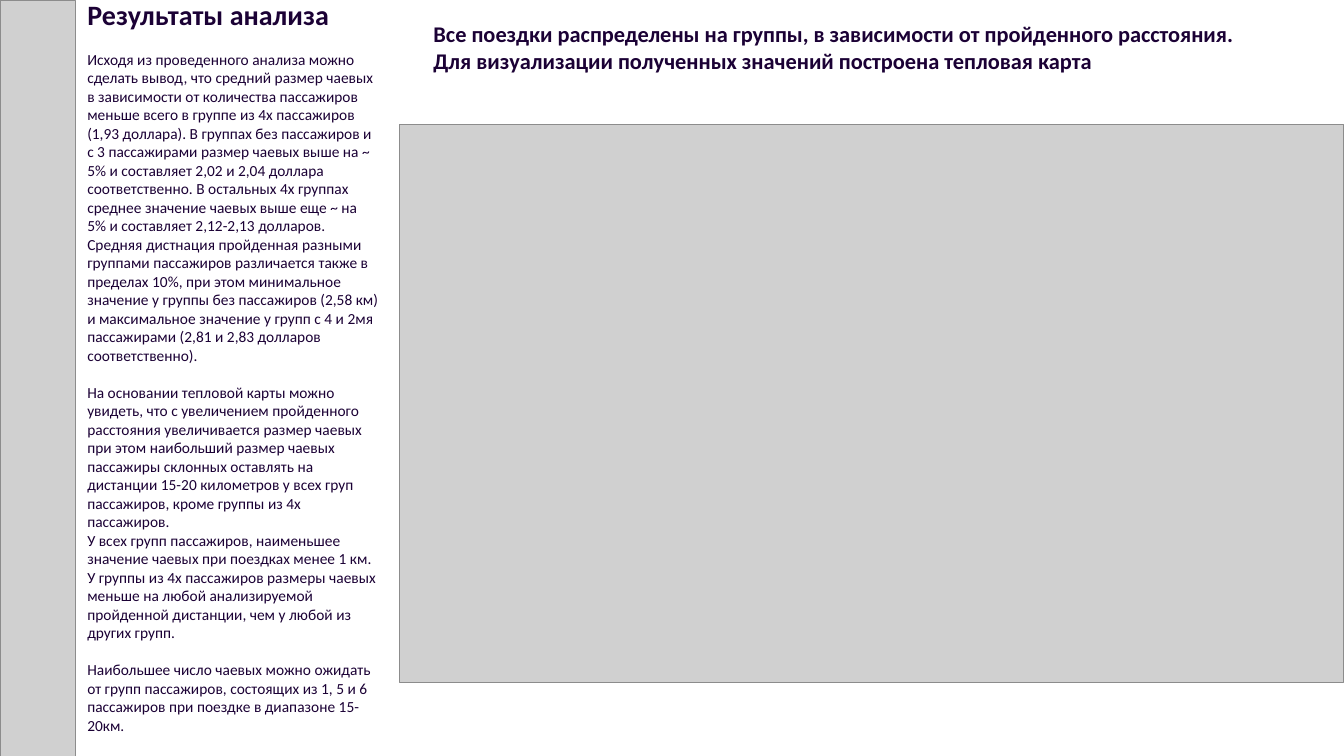
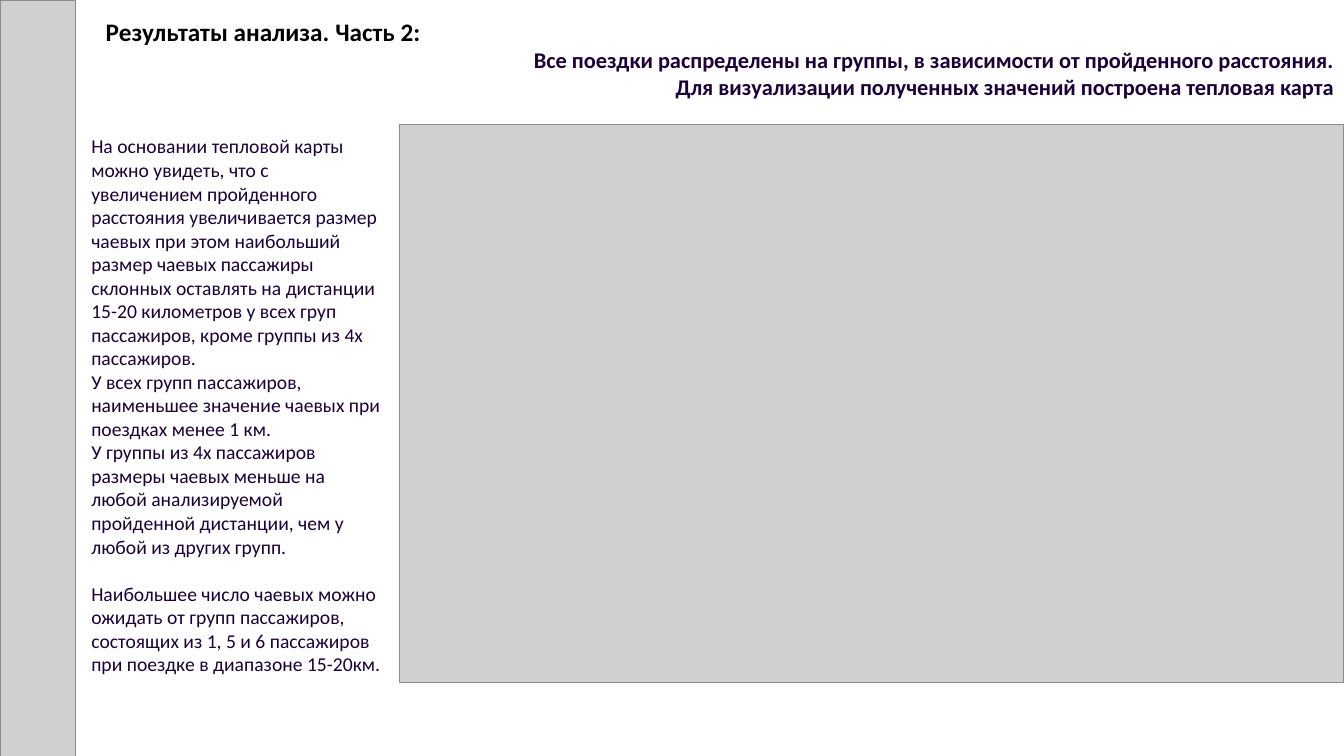
Before and after one commit to Shivanikova/Project_5, a slide deck: slide 8 of Проект_№5_Шиваникова.pptx (slide 7 before the commit). Drawn at 1344x756 pixels with LibreOffice and Linux fonts; fonts in the diff are those of the drawing; grey boxes stand for pictures; background and template pictures are left out. Boxes give left, top, right and bottom in pixels: in the first picture for what was removed or moved away, otherwise in the second. Text is boxed around its words. In the diff, an @@ line names an element or a change of style, - is before the commit and + after.

```diff
--- a/Проект_№5_Шиваникова.pptx
+++ b/Проект_№5_Шиваникова.pptx
@@ text at [87,6,378,363]: paragraphs removed @@
-Результаты анализа
-Исходя из проведенного анализа можно сделать вывод, что средний размер чаевых в зависимости от количества пассажиров меньше всего в группе из 4х пассажиров (1,93 доллара). В группах без пассажиров и с 3 пассажирами размер чаевых выше на ~ 5% и составляет 2,02 и 2,04 доллара соответственно. В остальных 4х группах среднее значение чаевых выше еще ~ на 5% и составляет 2,12-2,13 долларов.
-Средняя дистнация пройденная разными группами пассажиров различается также в пределах 10%, при этом минимальное значение у группы без пассажиров (2,58 км) и максимальное значение у групп с 4 и 2мя пассажирами (2,81 и 2,83 долларов соответственно).
@@ text added at [106,24,421,45], 18 pt, text #000000, bold @@
+Результаты анализа. Часть 2:
@@ text "Все поездки распределены на группы, ...": place and size @@
-text "Все поездки распределены на группы, ..." at [433,26,1233,73]
+text "Все поездки распределены на группы, ..." at [534,52,1333,99]
@@ text "Все поездки распределены на группы, ..." at [534,52,1333,99]: alignment left to right @@
@@ text "На основании тепловой карты можно ...": place and size @@
-text "На основании тепловой карты можно ..." at [87,6,378,731]
+text "На основании тепловой карты можно ..." at [91,139,380,675]
@@ text "На основании тепловой карты можно ..." at [91,139,380,675]: size 11 to 14 pt @@
```
Also in this commit, not shown: 1 other slide changed, 1 slide added.
